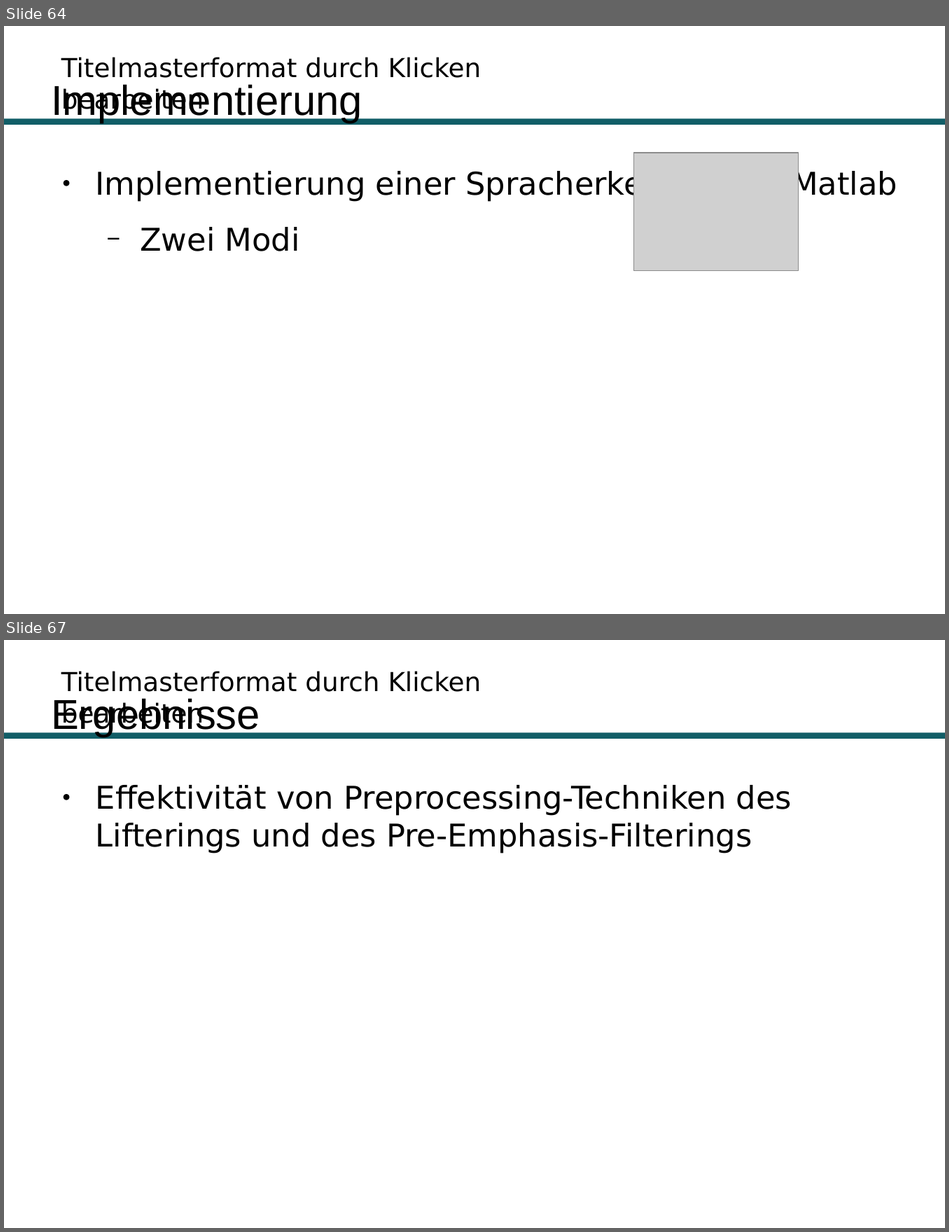
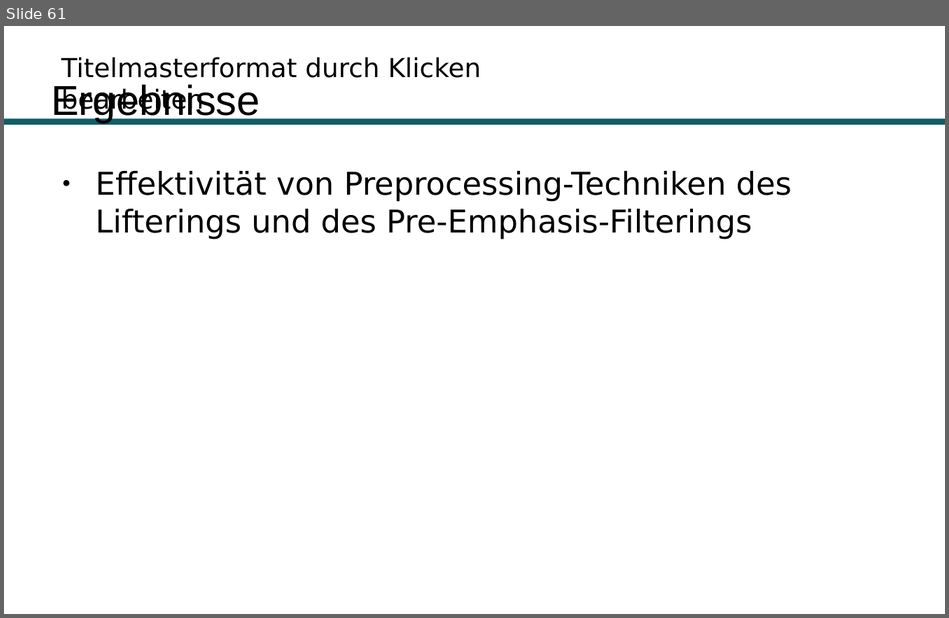
Before and after one commit to Hirnschwamm/DTW, a slide deck: Präsentation.odp. Shown one above the other, each under a label of ours: slides 64 and 67 before the commit, slide 61 after it; the slides between them are not shown. The pictures are 949x1232 and 949x618 pixels, drawn with LibreOffice and Linux fonts; fonts in the diff are those of the drawing; grey boxes stand for pictures; background and template pictures are left out. Boxes give left, top, right and bottom in pixels: in the first picture for what was removed or moved away, otherwise in the second. Text is boxed around its words. In the diff, an @@ line names an element or a change of style, - is before the commit and + after.

```diff
--- a/Präsentation.odp
+++ b/Präsentation.odp
@@ slide 64 removed at (4,26,945,614), background #FFFFFF; not listed: 2 template elements that a slide beside it also shows @@
@@ title removed at (51,84,362,123) @@
-Implementierung
@@ text removed at (96,170,897,251) @@
-● Implementierung einer Spracherkennung in Matlab
-  − Zwei Modi
@@ picture removed at (633,153,798,270) @@
@@ what was slide 67 is now slide 61 @@
```
Also in this commit, not shown: 13 slides changed, 4 slides added, 5 other slides removed.
